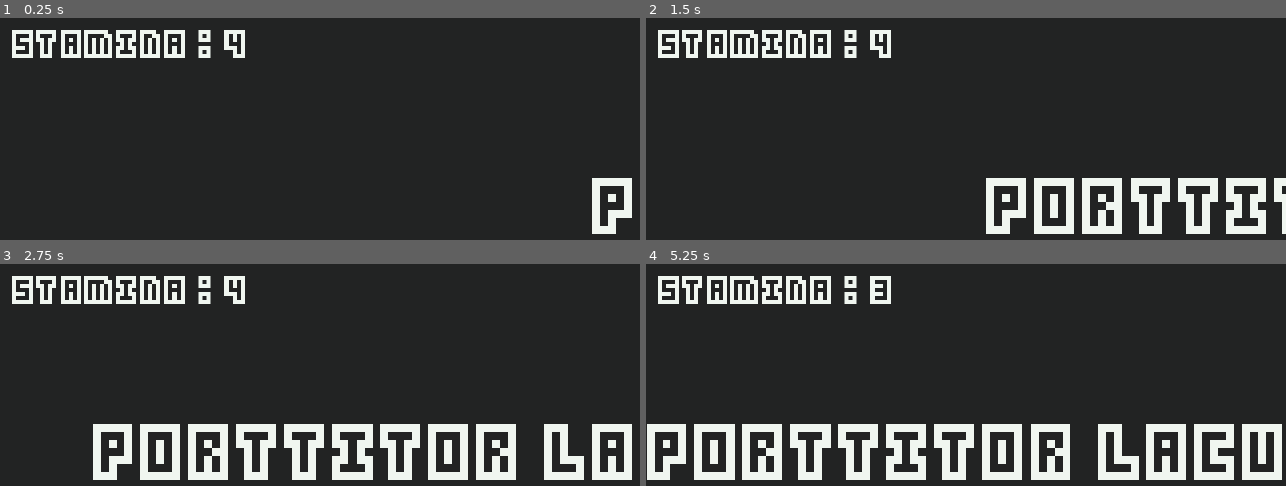
Above: before the commit, frames 1-4 (two rows, left to right).
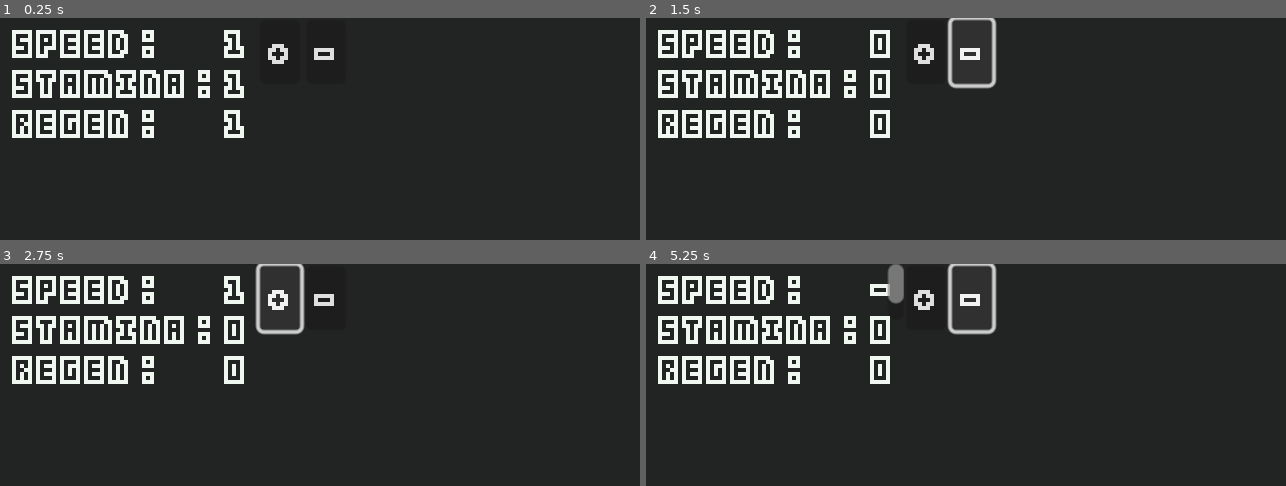
Above: after the commit, the same moments.

Repository: SolarLabyrinth/Lunariel
Game: Godot game, scene res://Scenes/Main.tscn
The game is run twice, just before and just after one commit, with the same random seed, the same clock (stepped at 60 frames per second) and the same inputs.
Inputs (mouse positions are in pixels of both pictures, inside the frame that each line leads up to):
- Up to frame 1 (0.25 s): no input
- Up to frame 2 (1.5 s): click (927, 51) at 0.5 s, where only the run after the commit has a clickable "+"; click (972, 51) at 1.25 s, where only the run after the commit has a clickable "-"
- Up to frame 3 (2.75 s): click (281, 297) at 2 s, where only the run after the commit has a clickable "+"
- Up to frame 4 (5.25 s): click (972, 297) at 2.75 s, where only the run after the commit has a clickable "-"; click (927, 297) at 3.5 s, where only the run after the commit has a clickable "+"; click (972, 297) at 4.25 s, where only the run after the commit has a clickable "-"; tap Enter at 5 s

The runs differ from the first frame. In frame 1, 7.0% of the frame differs, in the area x 1-99%, y 5-98%; in frame 2, 13%; in frame 3, 18%; in frame 4, 20%, in the area x 0-100%, y 0-98%.
Error before the commit: Invalid assignment of property or key 'text' with value of type 'String' on a base object of type 'null instance'. (res://Scenes/typeing_test.gd:30)

Commit message:
add basic ui

Diff:
--- /dev/null
+++ b/Resources/ui-theme.tres
@@ -0,0 +1,8 @@
+[gd_resource type="Theme" load_steps=2 format=3 uid="uid://bahunhngepcwh"]
+
+[ext_resource type="FontFile" uid="uid://crkwqcajq021m" path="res://Assets/Kenney Blocks.ttf" id="1_mnu7g"]
+
+[resource]
+Button/fonts/font = ExtResource("1_mnu7g")
+RichTextLabel/colors/default_color = Color(0.941176, 0.964706, 0.941176, 1)
+RichTextLabel/fonts/normal_font = ExtResource("1_mnu7g")
--- a/Scenes/Main.tscn
+++ b/Scenes/Main.tscn
@@ -1,7 +1,13 @@
-[gd_scene load_steps=2 format=3 uid="uid://cnsrjtxu0trlu"]
+[gd_scene load_steps=4 format=3 uid="uid://cnsrjtxu0trlu"]
 
 [ext_resource type="PackedScene" uid="uid://b7nwkaudy8b08" path="res://Scenes/TypeingTest.tscn" id="1_p1htd"]
+[ext_resource type="PackedScene" uid="uid://cvrm00cnpi2do" path="res://Scenes/StatsScreen.tscn" id="2_fo76b"]
+[ext_resource type="Resource" uid="uid://vfqyf33duvq1" path="res://Resources/player_stats.tres" id="3_1tjs8"]
 
 [node name="Main" type="Node2D"]
 
 [node name="TypeingTest" parent="." instance=ExtResource("1_p1htd")]
+visible = false
+
+[node name="StatsScreen" parent="." instance=ExtResource("2_fo76b")]
+player_data = ExtResource("3_1tjs8")
--- /dev/null
+++ b/Scenes/StatsScreen.tscn
@@ -0,0 +1,83 @@
+[gd_scene load_steps=3 format=3 uid="uid://cvrm00cnpi2do"]
+
+[ext_resource type="Theme" uid="uid://bahunhngepcwh" path="res://Resources/ui-theme.tres" id="1_ev4kd"]
+[ext_resource type="Script" path="res://Scenes/stats_screen.gd" id="1_stej8"]
+
+[node name="StatsScreen" type="Node2D"]
+script = ExtResource("1_stej8")
+
+[node name="Control" type="Control" parent="."]
+layout_mode = 3
+anchors_preset = 0
+offset_right = 320.0
+offset_bottom = 180.0
+
+[node name="SpeedLabel" type="RichTextLabel" parent="Control"]
+layout_mode = 0
+offset_left = 6.0
+offset_right = 129.0
+offset_bottom = 28.0
+theme = ExtResource("1_ev4kd")
+text = "Speed :"
+
+[node name="StaminaLabel" type="RichTextLabel" parent="Control"]
+offset_left = 6.0
+offset_top = 20.0
+offset_right = 129.0
+offset_bottom = 48.0
+theme = ExtResource("1_ev4kd")
+text = "Stamina :"
+
+[node name="RegenLabel" type="RichTextLabel" parent="Control"]
+offset_left = 6.0
+offset_top = 40.0
+offset_right = 129.0
+offset_bottom = 68.0
+theme = ExtResource("1_ev4kd")
+text = "Regen :"
+
+[node name="SpeedValue" type="RichTextLabel" parent="Control"]
+unique_name_in_owner = true
+offset_left = 112.0
+offset_right = 129.0
+offset_bottom = 28.0
+theme = ExtResource("1_ev4kd")
+text = "1"
+
+[node name="StaminaValue" type="RichTextLabel" parent="Control"]
+unique_name_in_owner = true
+offset_left = 112.0
+offset_top = 20.0
+offset_right = 128.0
+offset_bottom = 48.0
+theme = ExtResource("1_ev4kd")
+text = "1"
+
+[node name="RegenValue" type="RichTextLabel" parent="Control"]
+unique_name_in_owner = true
+offset_left = 112.0
+offset_top = 40.0
+offset_right = 129.0
+offset_bottom = 68.0
+theme = ExtResource("1_ev4kd")
+text = "1"
+
+[node name="SpeedAddButton" type="Button" parent="Control"]
+layout_mode = 0
+offset_left = 130.0
+offset_top = 1.0
+offset_right = 150.0
+offset_bottom = 33.0
+theme = ExtResource("1_ev4kd")
+text = "+"
+
+[node name="SpeedSubButton" type="Button" parent="Control"]
+offset_left = 153.0
+offset_top = 1.0
+offset_right = 173.0
+offset_bottom = 33.0
+theme = ExtResource("1_ev4kd")
+text = "-"
+
+[connection signal="pressed" from="Control/SpeedAddButton" to="." method="_on_speed_add_button_pressed"]
+[connection signal="pressed" from="Control/SpeedSubButton" to="." method="_on_speed_sub_button_pressed"]
--- a/Scenes/TypeingTest.tscn
+++ b/Scenes/TypeingTest.tscn
@@ -6,18 +6,37 @@
 [node name="TypeingTest" type="Node2D"]
 script = ExtResource("1_6w4ww")
 
-[node name="TestText" type="RichTextLabel" parent="."]
-offset_left = 160.0
-offset_top = 34.0
-offset_right = 320.0
-offset_bottom = 60.0
+[node name="StaminaRegenTimer" type="Timer" parent="."]
+wait_time = 5.0
+autostart = true
+
+[node name="Control" type="Control" parent="."]
+layout_mode = 3
+anchors_preset = 0
+offset_right = 40.0
+offset_bottom = 40.0
+scale = Vector2(2, 2)
+
+[node name="TestText" type="RichTextLabel" parent="Control"]
+unique_name_in_owner = true
+layout_mode = 1
+anchors_preset = -1
+anchor_left = 2.15
+anchor_top = -0.875
+anchor_right = 2.15
+anchor_bottom = -0.875
+offset_left = 74.0
+offset_top = 70.0
+offset_right = 234.0
+offset_bottom = 96.0
 theme_override_colors/default_color = Color(0.941176, 0.964706, 0.941176, 1)
 theme_override_fonts/normal_font = ExtResource("3_yqw7p")
 text = "LOREM IPSUM DOLOR SIT AMET"
 scroll_active = false
 autowrap_mode = 0
+metadata/_edit_use_anchors_ = true
 
-[node name="StaminaTextLabel" type="RichTextLabel" parent="."]
+[node name="StaminaTextLabel" type="RichTextLabel" parent="Control"]
 offset_left = 3.0
 offset_right = 53.0
 offset_bottom = 13.0
@@ -27,8 +46,10 @@
 text = "Stamina :"
 scroll_active = false
 autowrap_mode = 0
+metadata/_edit_use_anchors_ = true
 
-[node name="StaminaValueLabel" type="RichTextLabel" parent="."]
+[node name="StaminaValueLabel" type="RichTextLabel" parent="Control"]
+unique_name_in_owner = true
 offset_left = 56.0
 offset_right = 85.0
 offset_bottom = 13.0
@@ -38,9 +59,33 @@
 text = "4"
 scroll_active = false
 autowrap_mode = 0
+metadata/_edit_use_anchors_ = true
 
-[node name="StaminaRegenTimer" type="Timer" parent="."]
-wait_time = 5.0
-autostart = true
+[node name="WPMTextLabel" type="RichTextLabel" parent="Control"]
+offset_left = 3.0
+offset_top = 10.0
+offset_right = 53.0
+offset_bottom = 23.0
+theme_override_colors/default_color = Color(0.941176, 0.964706, 0.941176, 1)
+theme_override_fonts/normal_font = ExtResource("3_yqw7p")
+theme_override_font_sizes/normal_font_size = 8
+text = "WPM :"
+scroll_active = false
+autowrap_mode = 0
+metadata/_edit_use_anchors_ = true
+
+[node name="WPMValueLabel" type="RichTextLabel" parent="Control"]
+unique_name_in_owner = true
+offset_left = 34.0
+offset_top = 10.0
+offset_right = 63.0
+offset_bottom = 23.0
+theme_override_colors/default_color = Color(0.941176, 0.964706, 0.941176, 1)
+theme_override_fonts/normal_font = ExtResource("3_yqw7p")
+theme_override_font_sizes/normal_font_size = 8
+text = "10"
+scroll_active = false
+autowrap_mode = 0
+metadata/_edit_use_anchors_ = true
 
 [connection signal="timeout" from="StaminaRegenTimer" to="." method="_on_stamina_regen_timer_timeout"]
--- /dev/null
+++ b/Scenes/stats_screen.gd
@@ -0,0 +1,25 @@
+extends Node2D
+
+@export var player_data: PlayerStats
+
+@onready var speed_value: RichTextLabel = %SpeedValue
+@onready var stamina_value: RichTextLabel = %StaminaValue
+@onready var regen_value: RichTextLabel = %RegenValue
+
+func _ready() -> void:
+	player_data.changed.connect(_on_state_changed)
+	pass
+
+func _on_speed_add_button_pressed() -> void:
+	player_data.wpm_adjustment += 1
+	pass # Replace with function body.
+
+func _on_speed_sub_button_pressed() -> void:
+	player_data.wpm_adjustment -= 1
+	pass # Replace with function body.
+
+func _on_state_changed():
+	speed_value.text = str(player_data.wpm_adjustment)
+	stamina_value.text = str(player_data.stamina_amount)
+	regen_value.text = str(player_data.stamina_regen)
+	pass
--- a/Scenes/typeing_test.gd
+++ b/Scenes/typeing_test.gd
@@ -8,9 +8,9 @@
 
 var running = true
 
-@onready var TEST_TEXT_LABEL: RichTextLabel = $TestText
-@onready var STAMINA_VALUE_LABEL: RichTextLabel = $StaminaValueLabel
-@onready var WPM_VALUE_LABEL: RichTextLabel = $WPMValue
+@onready var TEST_TEXT_LABEL: RichTextLabel = %TestText
+@onready var STAMINA_VALUE_LABEL: RichTextLabel = %StaminaValueLabel
+@onready var WPM_VALUE_LABEL: RichTextLabel = %WPMValueLabel
 
 @onready var stamina = 4:
 	get():
--- a/project.godot
+++ b/project.godot
@@ -17,8 +17,8 @@
 
 [display]
 
-window/size/viewport_width=160
-window/size/viewport_height=90
+window/size/viewport_width=320
+window/size/viewport_height=180
 window/size/mode=2
 window/stretch/mode="canvas_items"
 window/stretch/scale_mode="integer"
